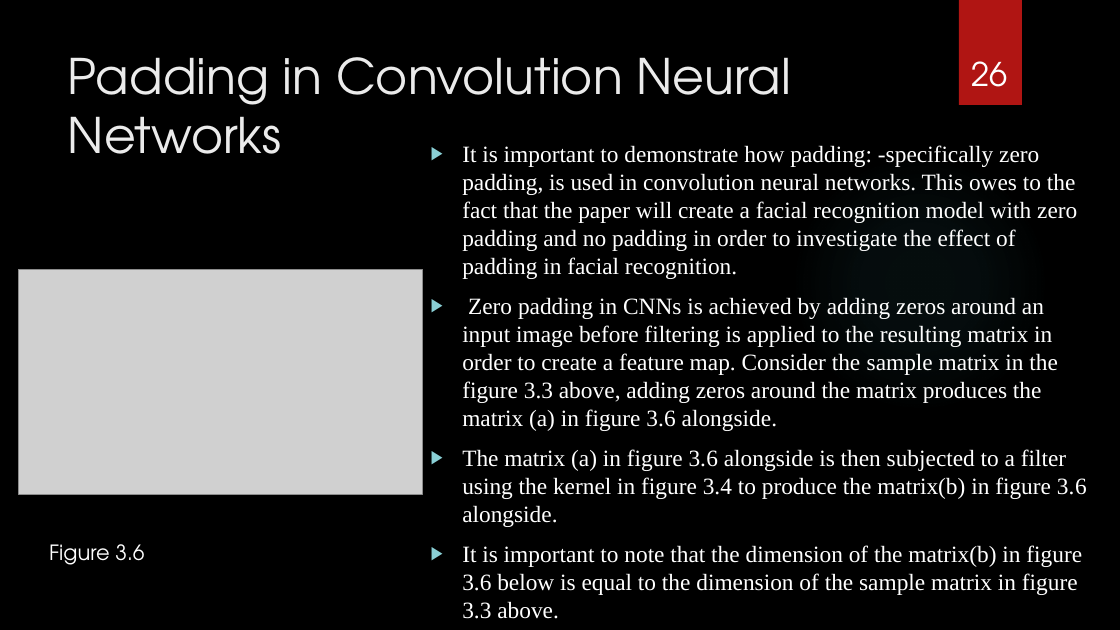
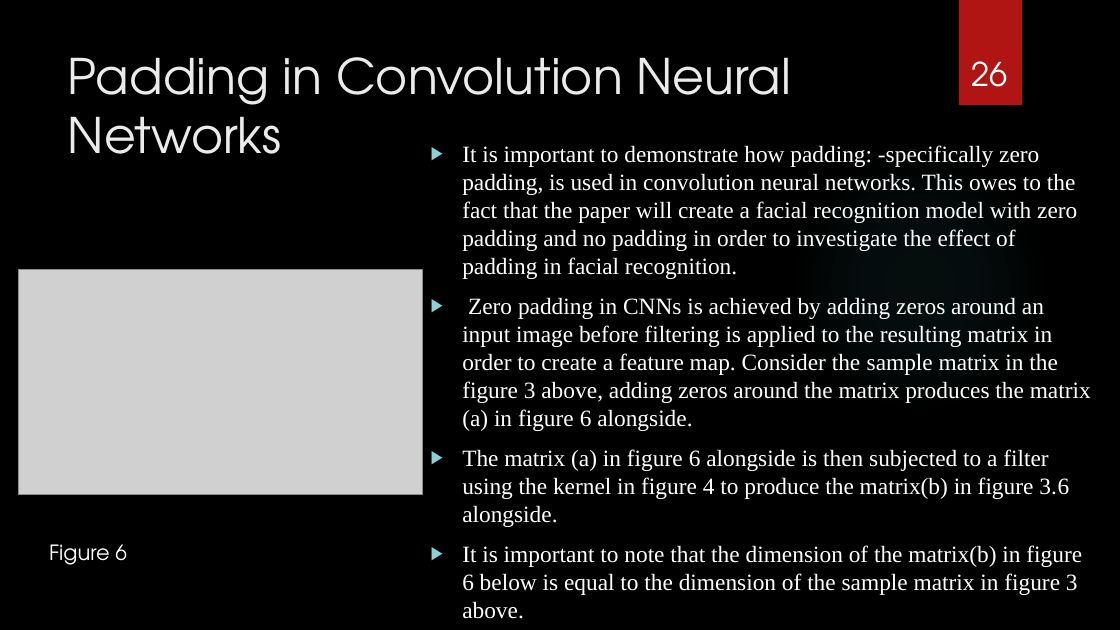
Before and after one commit to cycks/PgdThesis, a slide deck: slide 26 of mydocuments/Examining The Effect of Padding on Facial Recognition.pptx. Drawn at 1120x630 pixels with LibreOffice and Linux fonts; fonts in the diff are those of the drawing; grey boxes stand for pictures; background and template pictures are left out. Boxes give left, top, right and bottom in pixels: in the first picture for what was removed or moved away, otherwise in the second. Text is boxed around its words. In the diff, an @@ line names an element or a change of style, - is before the commit and + after.

Commit message:
Add impact of padding images

```diff
--- a/mydocuments/Examining The Effect of Padding on Facial Recognition.pptx
+++ b/mydocuments/Examining The Effect of Padding on Facial Recognition.pptx
@@ text at [462, 297, 1091, 619]: text changed @@
-▶ Zero padding in CNNs is achieved by adding zeros around an input image before filtering is applied to the resulting matrix in order to create a feature map. Consider the sample matrix in the figure 3.3 above, adding zeros around the matrix produces the matrix (a) in figure 3.6 alongside.
-▶ The matrix (a) in figure 3.6 alongside is then subjected to a filter using the kernel in figure 3.4 to produce the matrix(b) in figure 3.6 alongside.
-▶ It is important to note that the dimension of the matrix(b) in figure 3.6 below is equal to the dimension of the sample matrix in figure 3.3 above.
+▶ Zero padding in CNNs is achieved by adding zeros around an input image before filtering is applied to the resulting matrix in order to create a feature map. Consider the sample matrix in the figure 3 above, adding zeros around the matrix produces the matrix (a) in figure 6 alongside.
+▶ The matrix (a) in figure 6 alongside is then subjected to a filter using the kernel in figure 4 to produce the matrix(b) in figure 3.6 alongside.
+▶ It is important to note that the dimension of the matrix(b) in figure 6 below is equal to the dimension of the sample matrix in figure 3 above.
@@ text at [49, 544, 127, 565]: text changed @@
-Figure 3.6
+Figure 6
```
Also in this commit, not shown: 14 other slides changed, 1 slide added, 2 slides removed, 4 other files.
